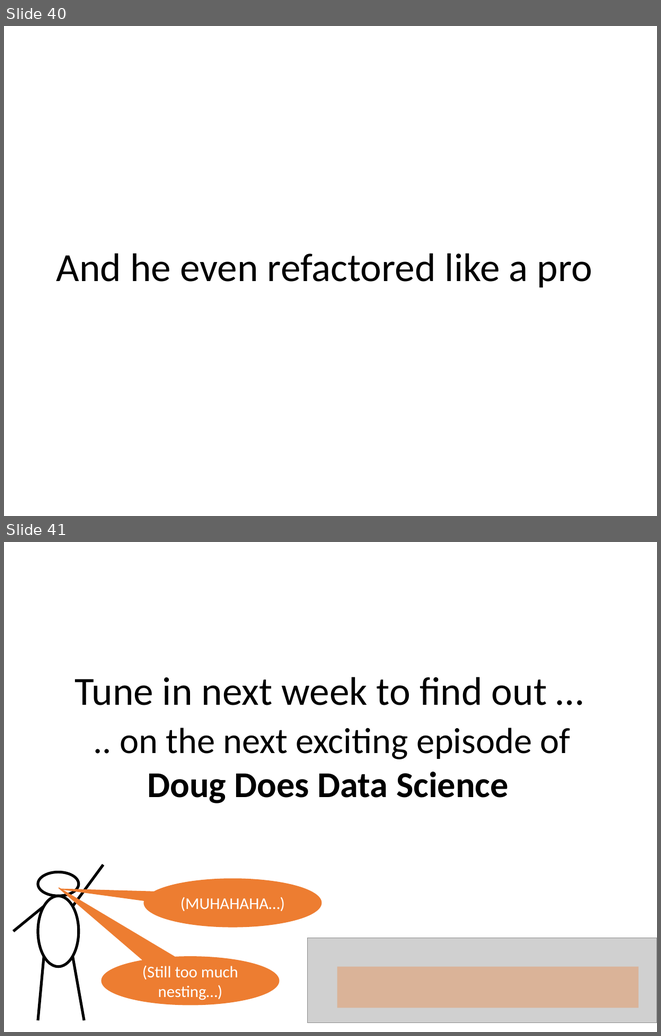
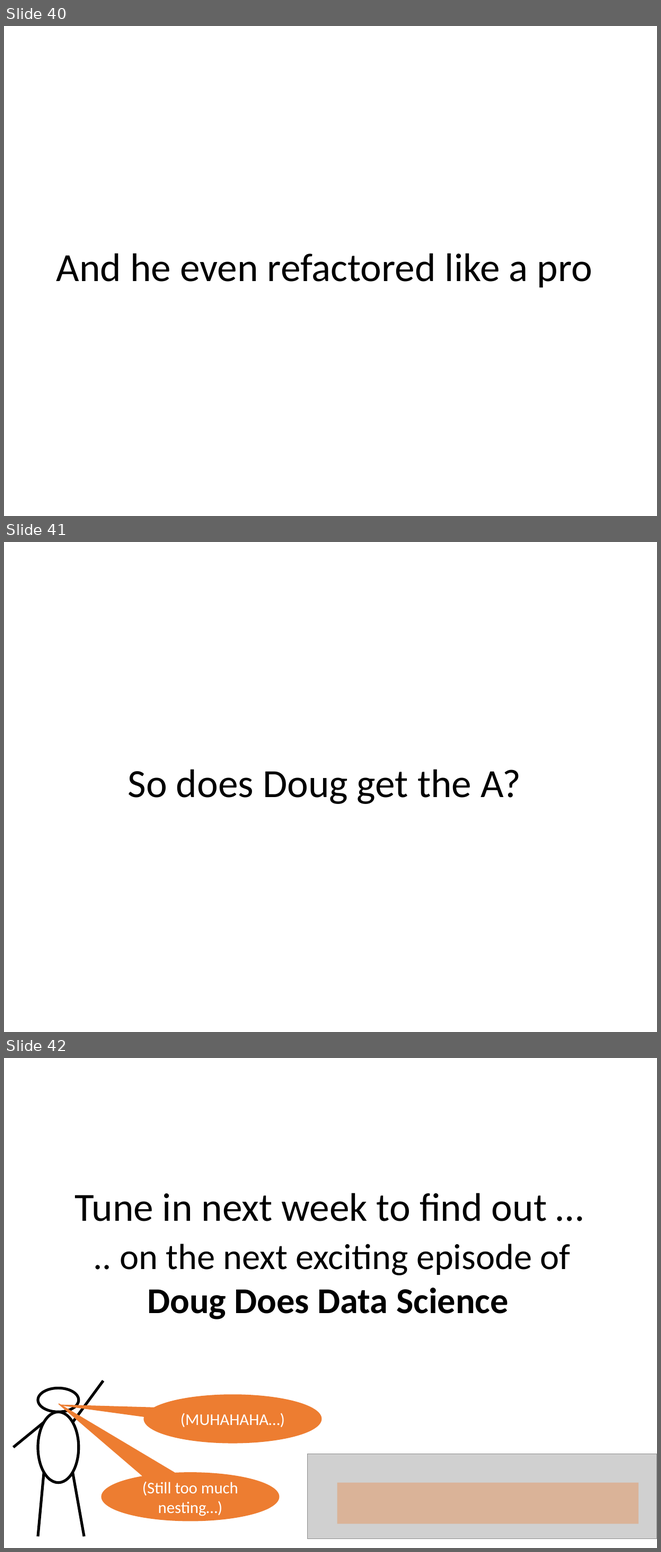
Before and after one commit to WSU-DataScience/SDSS2019_clean_data, a slide deck: clean_code_talkV3.pptx. Shown one above the other, each under a label of ours: slides 40 and 41 before the commit, slides 40, 41 and 42 after it. The pictures are 661x1036 and 661x1552 pixels, drawn with LibreOffice and Linux fonts; fonts in the diff are those of the drawing; grey boxes stand for pictures. Boxes give left, top, right and bottom in pixels: in the first picture for what was removed or moved away, otherwise in the second. Text is boxed around its words. In the diff, an @@ line names an element or a change of style, - is before the commit and + after.

```diff
--- a/clean_code_talkV3.pptx
+++ b/clean_code_talkV3.pptx
@@ slide 41 added at [4,542,657,1032], background #FFFFFF @@
@@ text added at [128,769,521,804], 44 pt, text #000000 @@
+So does Doug get the A?
@@ what was slide 41 is now slide 42 @@
```
Also in this commit, not shown: 2 slides changed, 1 other slide added, 1 slide removed, 1 other file.
